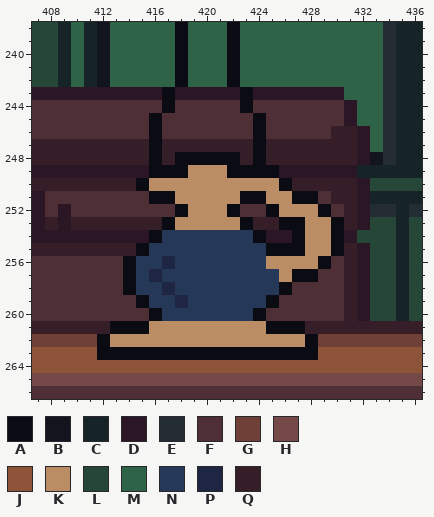
Two states of a pixel-art file, Personal_Jessica/Entornos/Tienda.aseprite. That is the earlier state.
640x360 pixels, 1 frame. Colours within 5 levels of each other are drawn and written as one. Shown: x 407..436, y 238..266.
Visible layers, top first: "Pers", "Layer 5", "bar", "Tigre", "flecha", "Layer 4", "reloj de pared", "Caja madera", "Estantería", "Esta-bar", "Pistola", "cuadro", "Layer 3", "Layer 2 Copy", "Pared", "fondo".
Palette (. is transparent): A #0b0c13  B #12151d  C #162427  D #2b1625  E #232d33  F #4e2f35  G #6f4037  H #754947  J #8e5439  K #bb8d64  L #264637  M #2e6348  N #263857  P #1f2643  Q #361e29
Pixels before, first column x 407:
238 LLCMCBMMMMMAMMMAMMMMMMMMMMMECC
239 LLCMCBMMMMMAMMMAMMMMMMMMMMMECC
240 LLCMCBMMMMMAMMMAMMMMMMMMMMMECC
241 LLCMCBMMMMMAMMMAMMMMMMMMMMMECC
242 LLCMCBMMMMMAMMMAMMMMMMMMMMMECC
243 DDDDDDDDDDADDDDDADDDDDDDMMMECC
244 FFFFFFFFFFAFFFFFAFFFFFFFDMMECC
245 FFFFFFFFFAFFFFFFFAFFFFFFDMMECC
246 FFFFFFFFFAFFFFFFFAFFFFFQQDMECC
247 QQQQQQQQQAQQQQQQQAQQQQQQQDMECC
248 QQQQQQQQQAQAAAAAQAQQQQQQQDBECC
249 DDDDDDDDDAAAKKKAAAADDDDDDCCCCC
250 QQQQQQQQAKKKKKKKKKKAQQQQQDLLLL
251 DFFFFFFFFAAKKKKKAAKKAAFQQDCCCC
252 DFDFFFFFFFFAKKKAFFAKKKAFQDEECE
253 DQDQQQQQQQAKKKKKAQQAAKKAQDLLCL
254 DDDDDDDDDANNNNNNNADDAKKADLLLCL
255 QQQQQQQQANNNNNNNNNAAAKKAQDLLCL
256 FFFFFFFANNPNNNNNNNKKKKAFQDLLCL
257 FFFFFFFANPNNNNNNNNNKAAFFQDLLCL
258 FFFFFFFANNPNNNNNNNNAFFFFQDLLCL
259 FFFFFFFFANNPNNNNNNAFFFFFQDLLCL
260 FFFFFFFFFANNNNNNNAFFFFFFQDLLCL
261 QQQQQQAAAKKKKKKKKKAAAQQQQQQQQQ
262 GGGGGAKKKKKKKKKKKKKKKAGGGGGGGG
263 JJJJJAAAAAAAAAAAAAAAAAJJJJJJJJ
264 JJJJJJJJJJJJJJJJJJJJJJJJJJJJJJ
265 HHHHHHHHHHHHHHHHHHHHHHHHHHHHHH
266 FFFFFFFFFFFFFFFFFFFFFFFFFFFFFF
Now the later version:
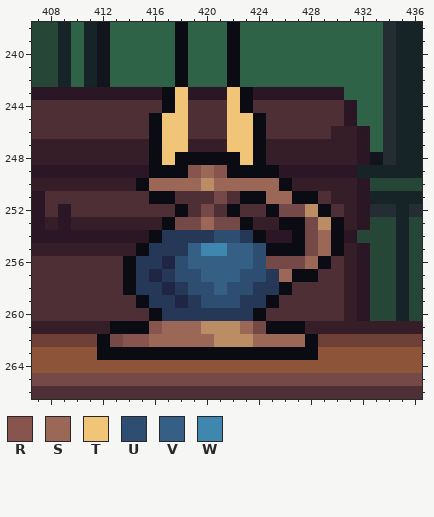
Colours new in this view: R #88544e  S #9b6757  T #f0c577  U #2d4e71  V #365f85  W #4087b0
Difference:
Layer "Layer 5":
y 243: x 418 D -> T; x 422 D -> T
y 244: x 418 F -> T; x 422 F -> T
y 245..246: x 417..418 FF -> TT; x 422..423 FF -> TT
y 247: x 417..418 QQ -> TT; x 422..423 QQ -> TT
y 248: x 417 Q -> T; x 423 Q -> T
y 249: x 419..421 KKK -> RSR
y 250: x 416..419 KKKK -> SSSS; x 421..425 KKKKK -> SSSSS
y 251: x 418..422 KKKKK -> FFFHF; x 425..426 KK -> SS
y 252: x 419..421 KKK -> FHF; x 426..427 KK -> HH
y 253: x 418..422 KKKKK -> HHSHH; x 428 K -> H
y 254: x 421..422 NN -> UU; x 428..429 KK -> HS
y 255: x 419..424 NNNNNN -> VWWVVU; x 428..429 KK -> HS
y 256: x 418..428 NNNNNNNKKKK -> UVVVVVUHHHS
y 257: x 418..424 NNNNNNN -> UUVVVUU; x 426 K -> S
y 258: x 419..423 NNNNN -> UUVUU
y 259: x 420..422 NNN -> UUU
y 261: x 416..419 KKKK -> RSSS; x 423..424 KK -> SH
y 262: x 413..420 KKKKKKKK -> HRRSSSSS; x 424..427 KKKK -> SSSS
Changed places in both pictures, as pixel boxes (x1, y1, x2, y2):
changed: (110, 87, 331, 347)
